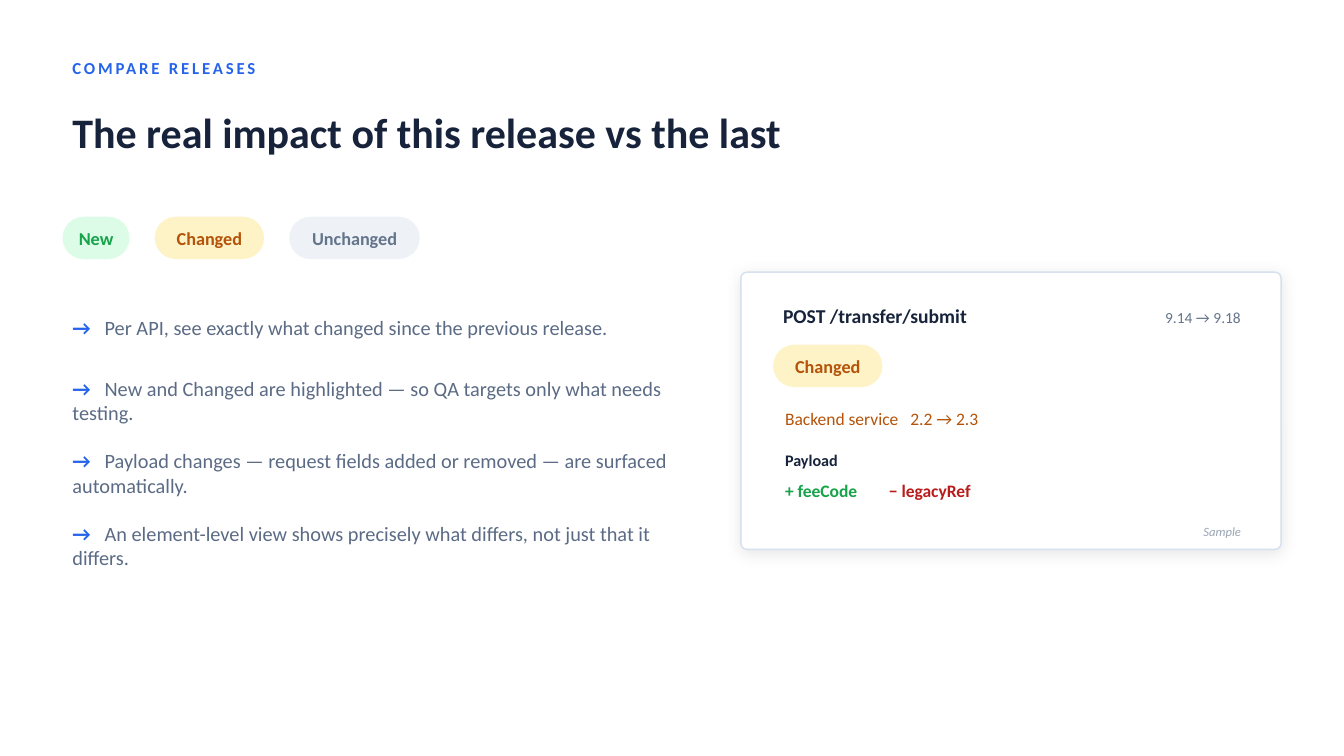
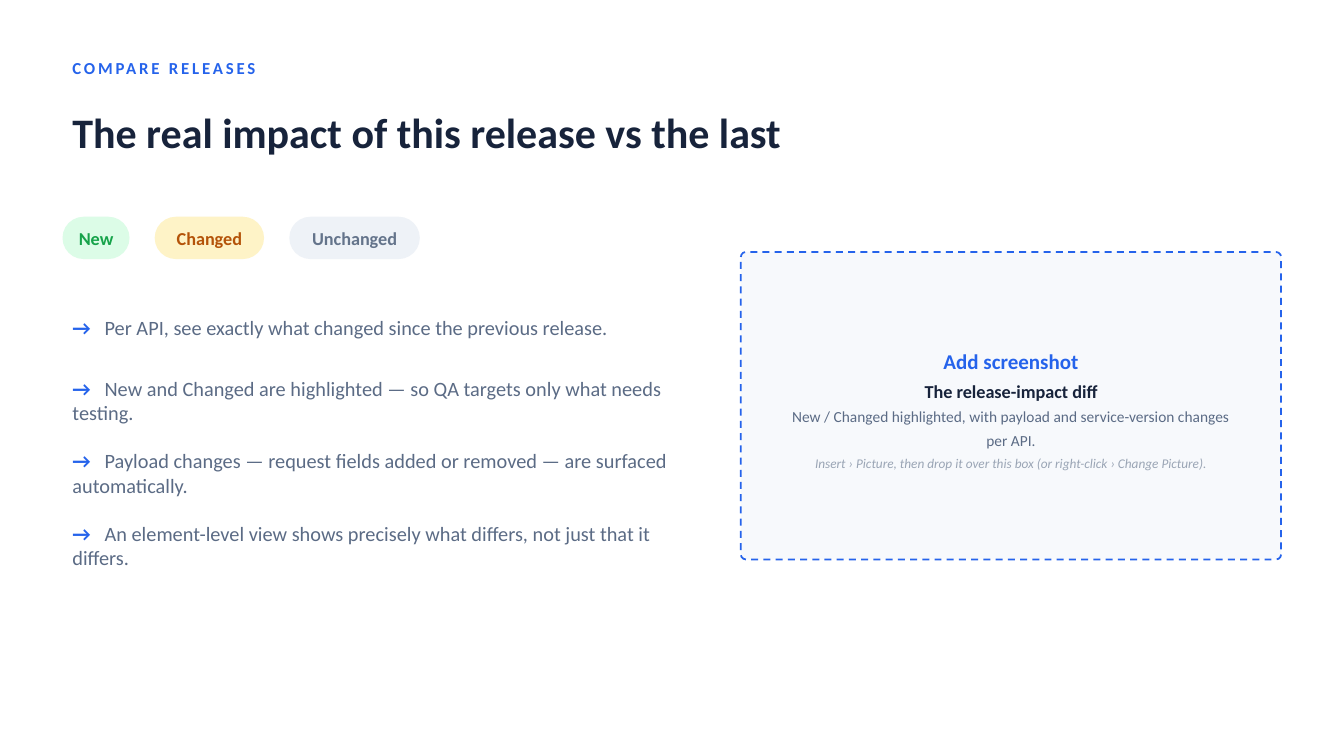
Before and after one commit to arjunramanjanappa/Camel-Routes-API-Tracing, a slide deck: slide 6 of docs/TraceGuard-Executive.pptx. Drawn at 1344x756 pixels with LibreOffice and Linux fonts; fonts in the diff are those of the drawing. Boxes give left, top, right and bottom in pixels: in the first picture for what was removed or moved away, otherwise in the second. Text is boxed around its words. In the diff, an @@ line names an element or a change of style, - is before the commit and + after.

```diff
--- a/docs/TraceGuard-Executive.pptx
+++ b/docs/TraceGuard-Executive.pptx
@@ rounded rectangle: place and size @@
-rounded rectangle at [741, 272, 1281, 549]
+rounded rectangle at [741, 252, 1281, 560]
@@ rounded rectangle at [741, 252, 1281, 560]: fill #FFFFFF to #F7F9FC; outline #D7E0EE 1 pt to #2563EB 1.25 pt dashed; shadow off; proportions changed @@
@@ text removed at [783, 309, 967, 324] @@
-POST /transfer/submit
@@ text removed at [1165, 312, 1240, 323] @@
-9.14 → 9.18
@@ rounded rectangle removed at [773, 345, 882, 387] @@
@@ text added at [792, 354, 1229, 470], 11 pt, text #5B6B85 @@
+Add screenshot
+The release-impact diff
+New / Changed highlighted, with payload and service-version changes per API.
+Insert › Picture, then drop it over this box (or right-click › Change Picture).
@@ text removed at [795, 360, 860, 376] @@
-Changed
@@ text removed at [785, 413, 978, 425] @@
-Backend service 2.2 → 2.3
@@ text removed at [785, 454, 838, 469] @@
-Payload
@@ text removed at [798, 484, 971, 500] @@
-+ feeCode − legacyRef
@@ text removed at [1203, 527, 1241, 538] @@
-Sample
```
Also in this commit, not shown: 3 other slides changed, 1 slide added, 1 slide removed.
